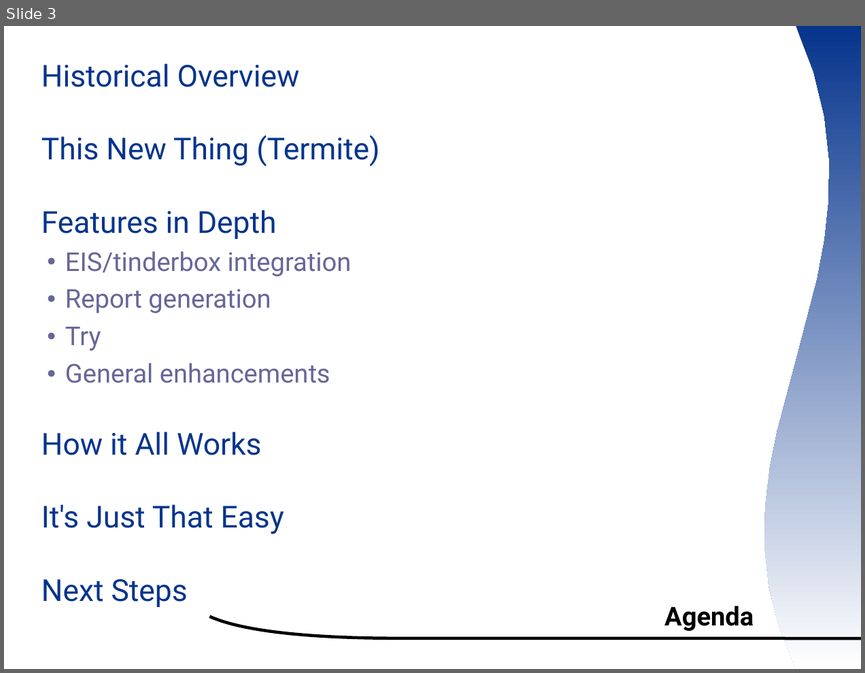
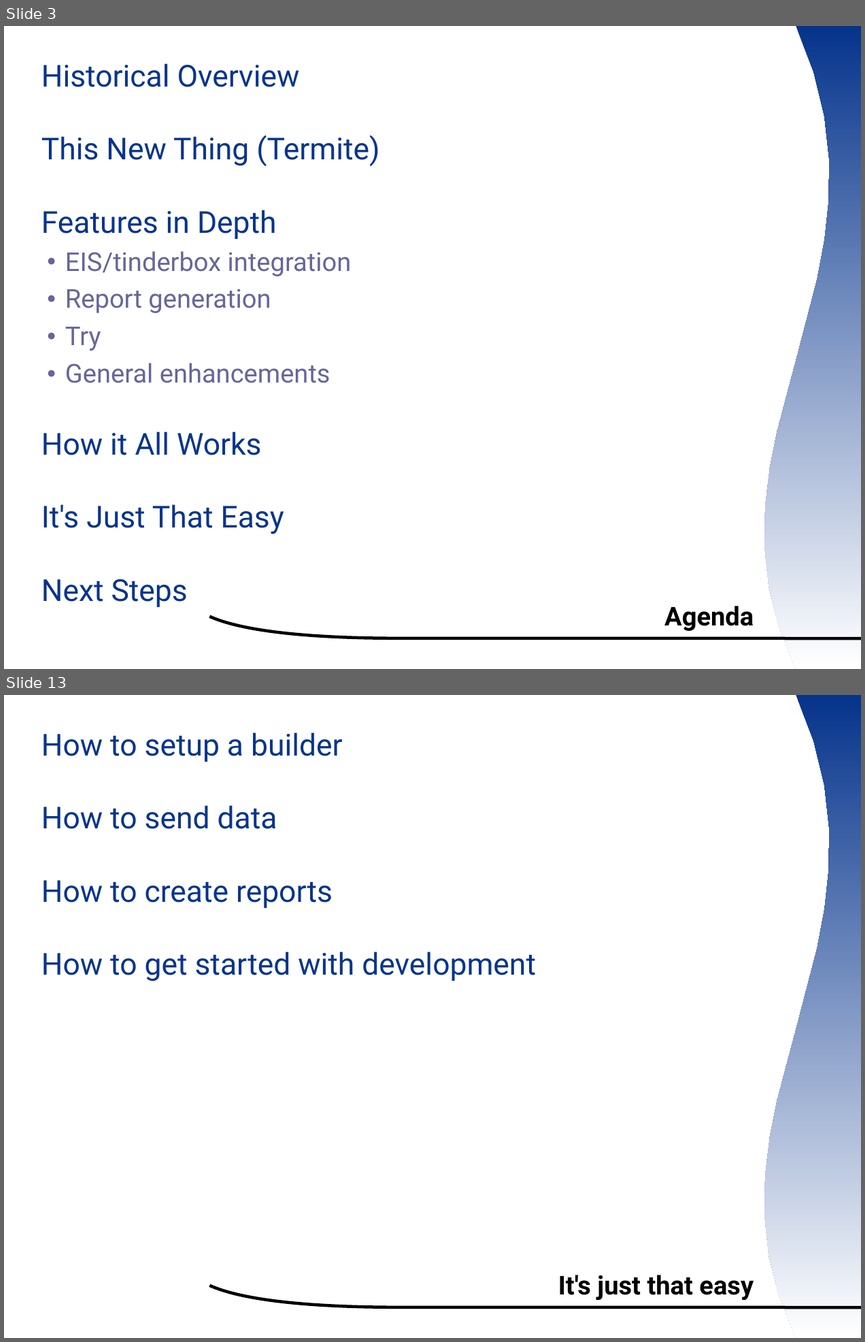
Before and after one commit to smsm1/ootermite, a slide deck: wiki/ooocon2007presentation.odp. Shown one above the other, each under a label of ours: slide 3 before the commit, slides 3 and 13 after it; the slides between them are not shown. The pictures are 865x673 and 865x1342 pixels, drawn with LibreOffice and Linux fonts; fonts in the diff are those of the drawing; background and template pictures are left out. Boxes give left, top, right and bottom in pixels: in the first picture for what was removed or moved away, otherwise in the second. Text is boxed around its words. In the diff, an @@ line names an element or a change of style, - is before the commit and + after.

```diff
--- a/wiki/ooocon2007presentation.odp
+++ b/wiki/ooocon2007presentation.odp
@@ slide 13 added at box(4, 695, 861, 1338), background #FFFFFF; not listed: 2 template elements that a slide beside it also shows @@
@@ text added at box(41, 732, 536, 981), 28 pt, text #06348C @@
+  How to setup a builder
+  How to send data
+  How to create reports
+  How to get started with development
@@ title added at box(558, 1274, 753, 1300), 24 pt, text #000000, bold @@
+It's just that easy
```
Also in this commit, not shown: 2 slides changed, 9 other slides added.
